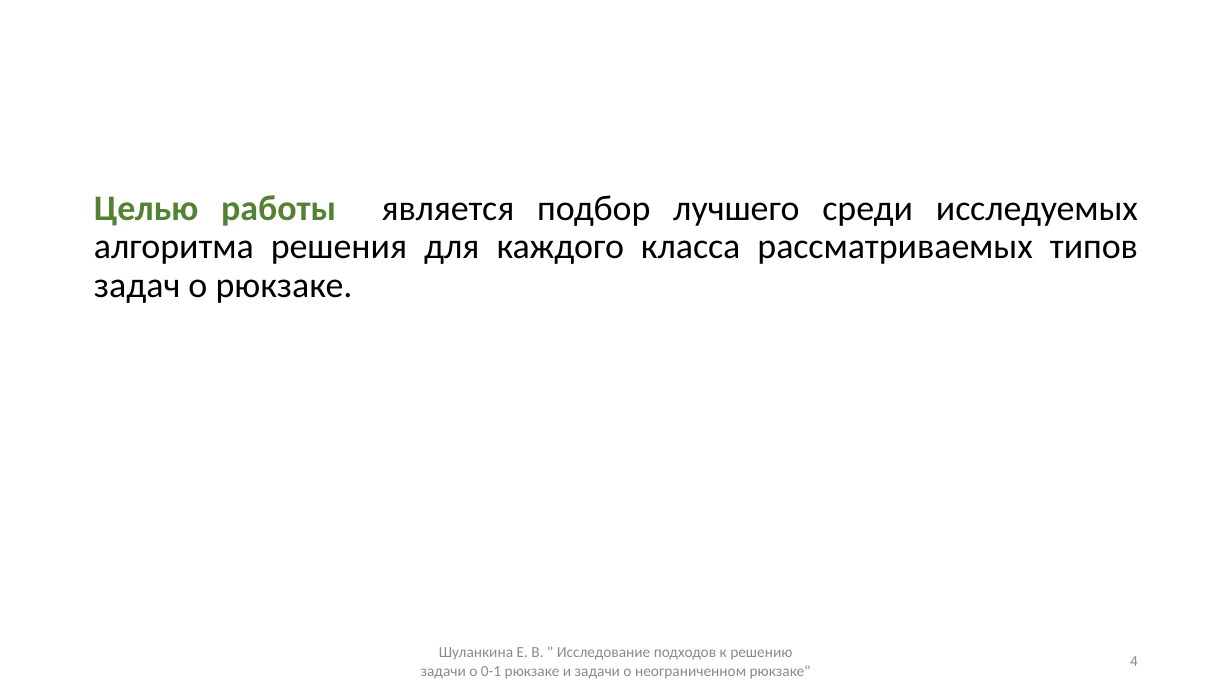
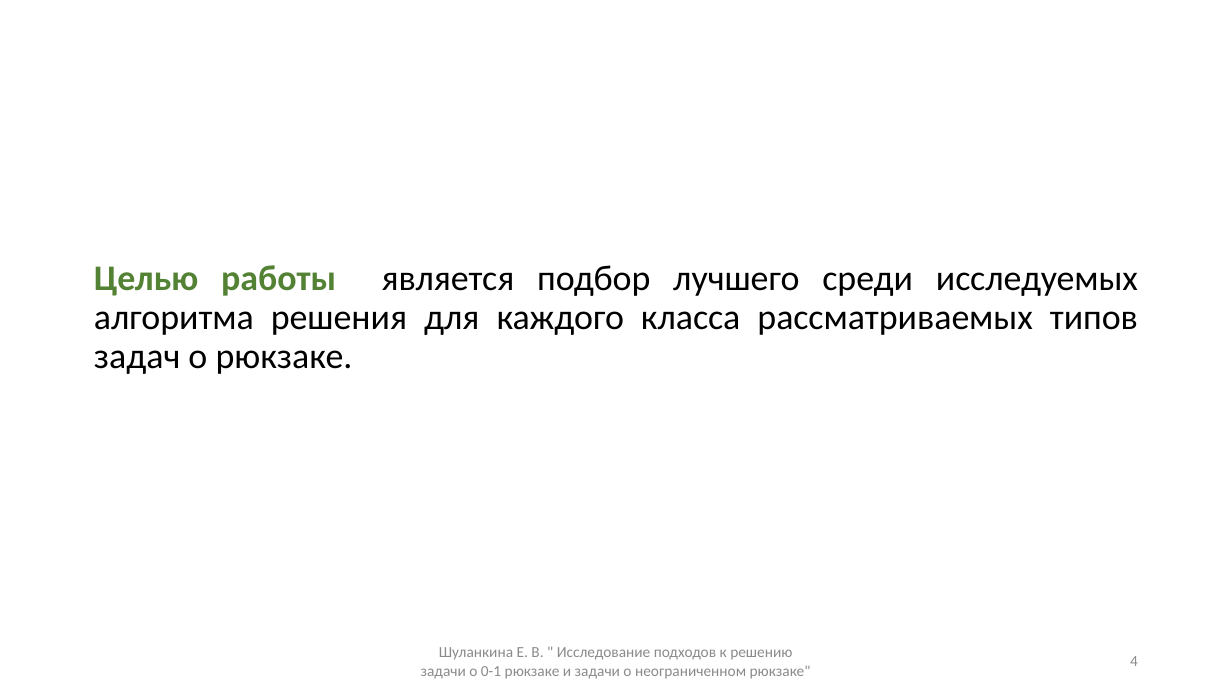
Before and after one commit to ElizJogar/Knapsack-Problems, a slide deck: slide 4 of docs/master_diploma.pptx. Drawn at 1232x693 pixels with LibreOffice and Linux fonts; fonts in the diff are those of the drawing. Boxes give left, top, right and bottom in pixels: in the first picture for what was removed or moved away, otherwise in the second. Text is boxed around its words. In the diff, an @@ line names an element or a change of style, - is before the commit and + after.

```diff
--- a/docs/master_diploma.pptx
+++ b/docs/master_diploma.pptx
@@ text "Целью работы является подбор лучшего ...": place and size @@
-text "Целью работы является подбор лучшего ..." at box(94, 195, 1138, 303)
+text "Целью работы является подбор лучшего ..." at box(94, 265, 1138, 374)
```
Also in this commit, not shown: 3 other slides changed.
